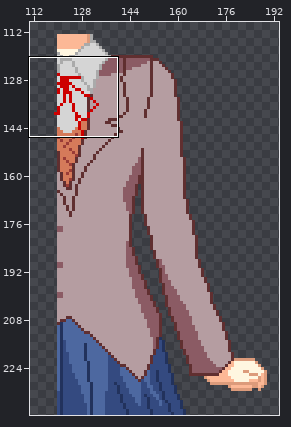
A pixel-art file gets an edit: Assets/ddlc/Visuals/chars/Nats/natsuright.aseprite. Above, an overview of the earlier version with the close-up marked.
Close-up. As it was:
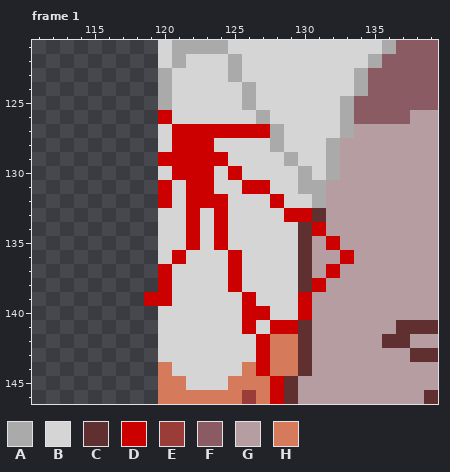
240x240 pixels, 2 frames. Shown: frame 1: x 111..139, y 121..146. The wide view leaves out empty margins. The commit also changed other frames or places, which this record leaves out.
Palette (. is transparent): A #aaaaaa  B #d5d5d5  C #602f30  D #cd0000  E #9a3c37  F #8b5b64  G #b59da1  H #d57a5a
Pixels before, frame 1, first column x 119:
121 .BAAAABBBBBBBBBBBAFFF
122 .BABBBABBBBBBBBBAFFFF
123 .ABBBBABBBBBBBBAFFFFF
124 .ABBBBBABBBBBBBAFFFFF
125 .ABBBBBABBBBBBAFFFFFF
126 .DBBBBBBABBBBBAFFFFGG
127 .BDDDDDDDABBBBAGGGGGG
128 .BDDDBBBBABBBAGGGGGGG
129 .DDDDDBBBBABBAGGGGGGG
130 .BDDDBDBBBBABAGGGGGGG
131 .DBDDBBDDBBAAGGGGGGGG
132 .DBDDDBBBDBBAGGGGGGGG
133 .BBDBDBBBBDDCGGGGGGGG
134 .BBDBDBBBBBCDGGGGGGGG
135 .BBDBDBBBBBCGDGGGGGGG
136 .BDBBBDBBBBCGGDGGGGGG
137 .DBBBBDBBBBCGDGGGGGGG
138 .DBBBBDBBBBCDGGGGGGGG
139 DDBBBBBDBBBDGGGGGGGGG
140 .BBBBBBDDBBDGGGGGGGGG
141 .BBBBBBDBDDCGGGGGGCCC
142 .BBBBBBBDHHCGGGGGCCGG
143 .BBBBBBBDHHCGGGGGGGCC
144 .HBBBBBHDHHCGGGGGGGGG
145 .HHBBBHHHDCGGGGGGGGGG
146 .HHHHHHEHDCGGGGGGGGGC
After the commit:
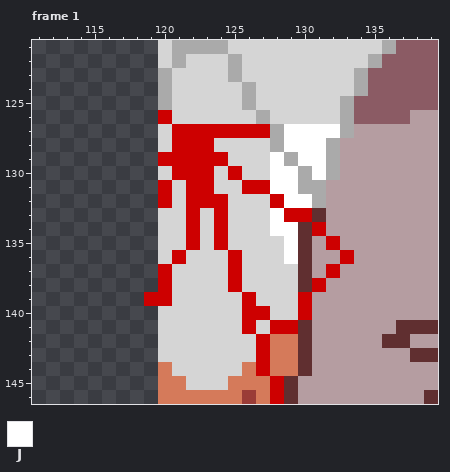
Colours new in this view: J #ffffff
The exact change:
Changed rows in their new state; - is an unchanged pixel.
Frame 1, layer "nyeck":
first column x 128:
127 -JJJJ
128 -JJJ-
129 J-JJ-
130 JJ-J-
131 JJ---
132 -JJ--
133 J----
134 JJ---
135 -J---
136 -J---
Boxes around the changes in both close-ups, in picture pixels (x1, y1, x2, y2):
changed: (270, 124, 340, 264)
